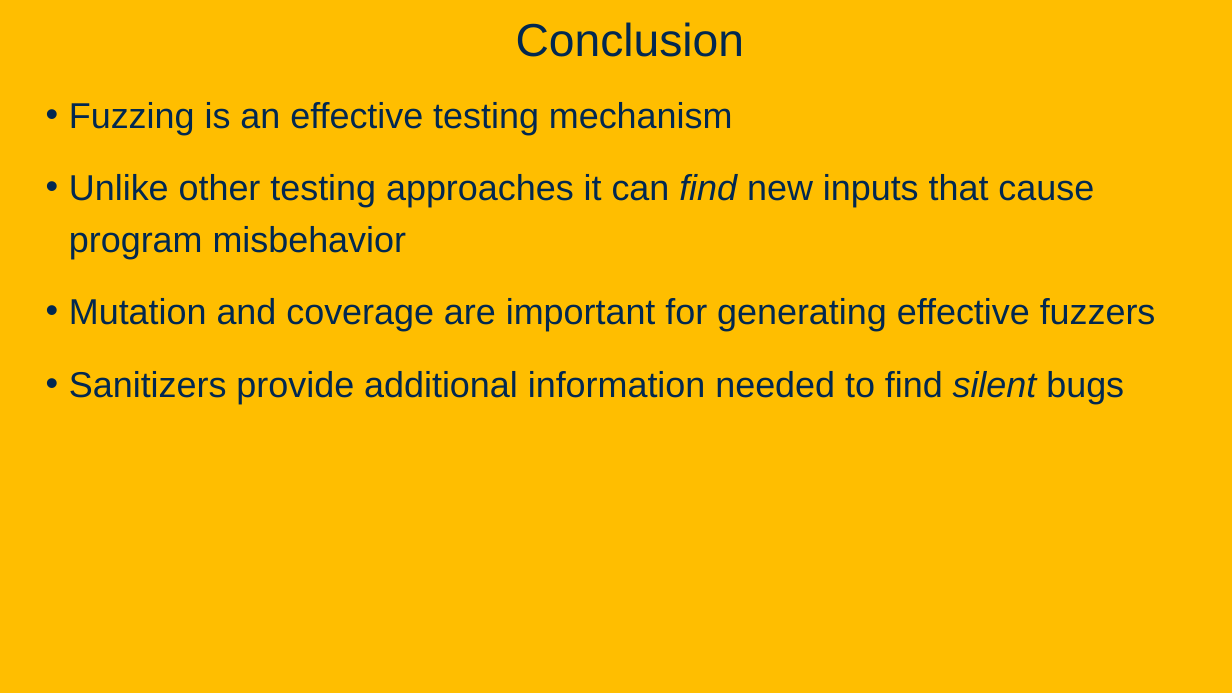
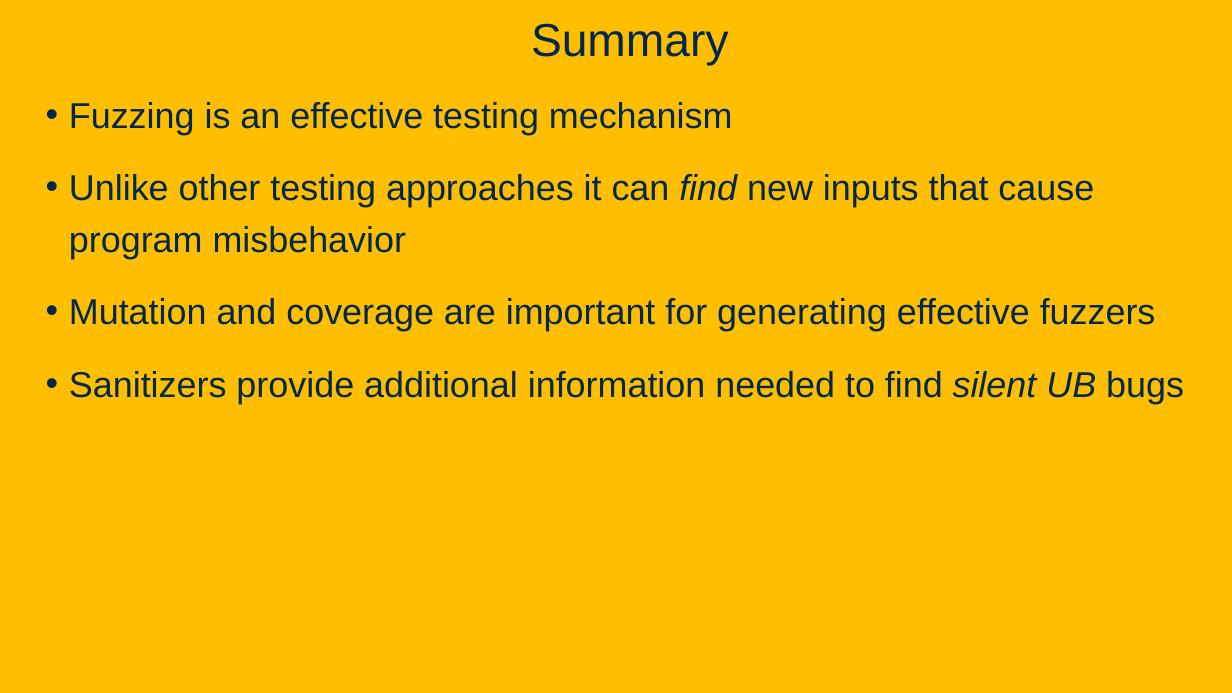
Before and after one commit to davsec-teaching/ECS160-Winter2025, a slide deck: slide 41 of slides/10_fuzzing.pptx (slide 20 before the commit). Drawn at 1232x693 pixels with LibreOffice and Linux fonts; fonts in the diff are those of the drawing; background and template pictures are left out. Boxes give left, top, right and bottom in pixels: in the first picture for what was removed or moved away, otherwise in the second. Text is boxed around its words. In the diff, an @@ line names an element or a change of style, - is before the commit and + after.

```diff
--- a/slides/10_fuzzing.pptx
+++ b/slides/10_fuzzing.pptx
@@ title at (531, 23, 729, 66): text changed @@
-Conclusion
+Summary
@@ text at (69, 371, 1184, 404): text changed @@
-• Sanitizers provide additional information needed to find silent bugs
+• Sanitizers provide additional information needed to find silent UB bugs
```
Also in this commit, not shown: 13 other slides changed, 24 slides added, 3 slides removed.
